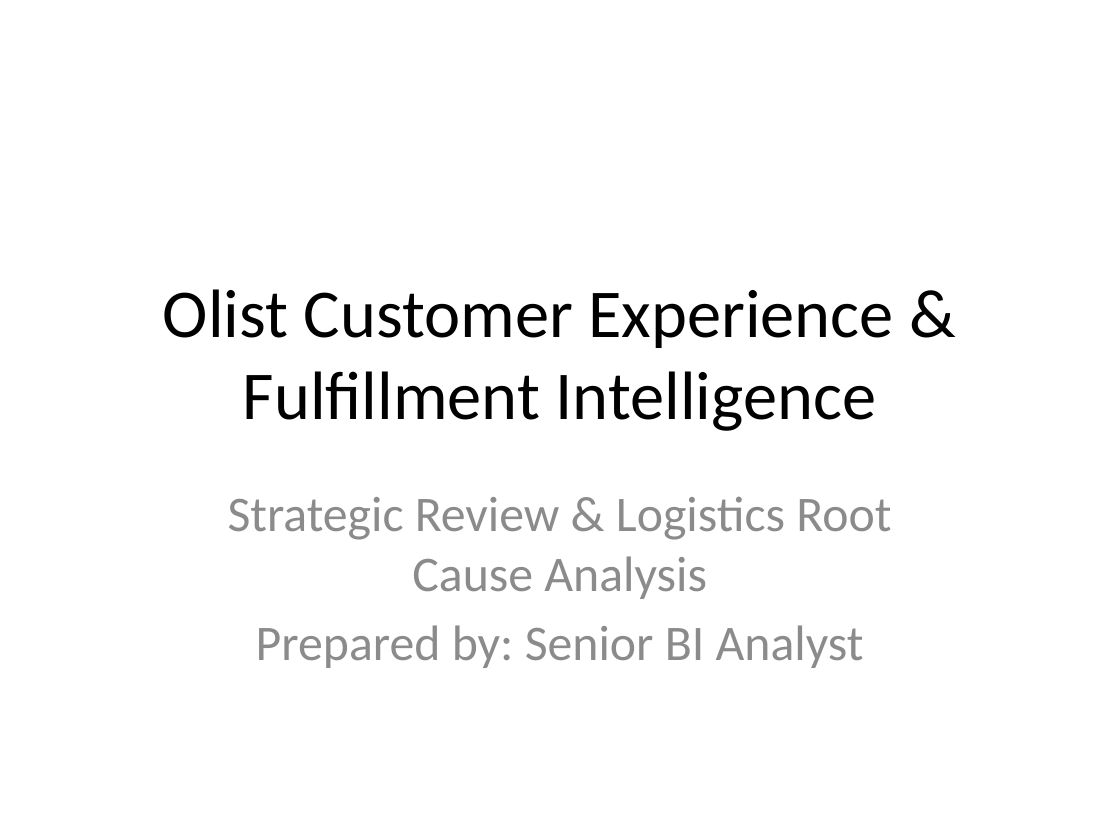
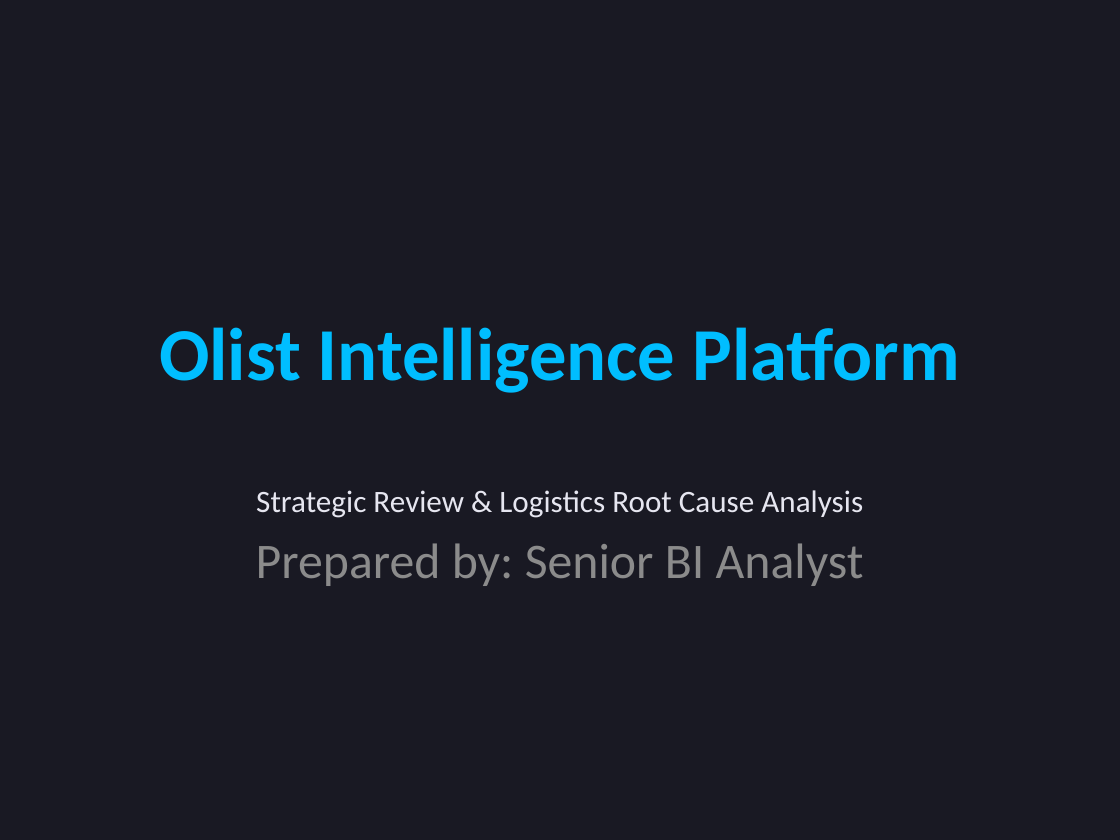
Before and after one commit to Rikis3/olist-intelligence-platform, a slide deck: slide 1 of presentation/Olist_Executive_Review.pptx. Drawn at 1120x840 pixels with LibreOffice and Linux fonts; fonts in the diff are those of the drawing. Boxes give left, top, right and bottom in pixels: in the first picture for what was removed or moved away, otherwise in the second. Text is boxed around its words. In the diff, an @@ line names an element or a change of style, - is before the commit and + after.

Commit message:
Enhance PPTX with modern dark mode styling

```diff
--- a/presentation/Olist_Executive_Review.pptx
+++ b/presentation/Olist_Executive_Review.pptx
@@ background #FFFFFF to #191923 @@
@@ title at <box>159,327,960,393</box>: text changed; size 44 to 48 pt; text colour #000000 to #00BEFF; bold on @@
-Olist Customer Experience & Fulfillment Intelligence
+Olist Intelligence Platform
@@ subtitle at <box>256,490,863,518</box>: size 32 to 20 pt, text colour #8C8C8C to #E6E6F0 in "Strategic Review & Logistics Root Cause Analysis"; less space between paragraphs @@
```
Also in this commit, not shown: 5 other slides changed, 1 other file.
